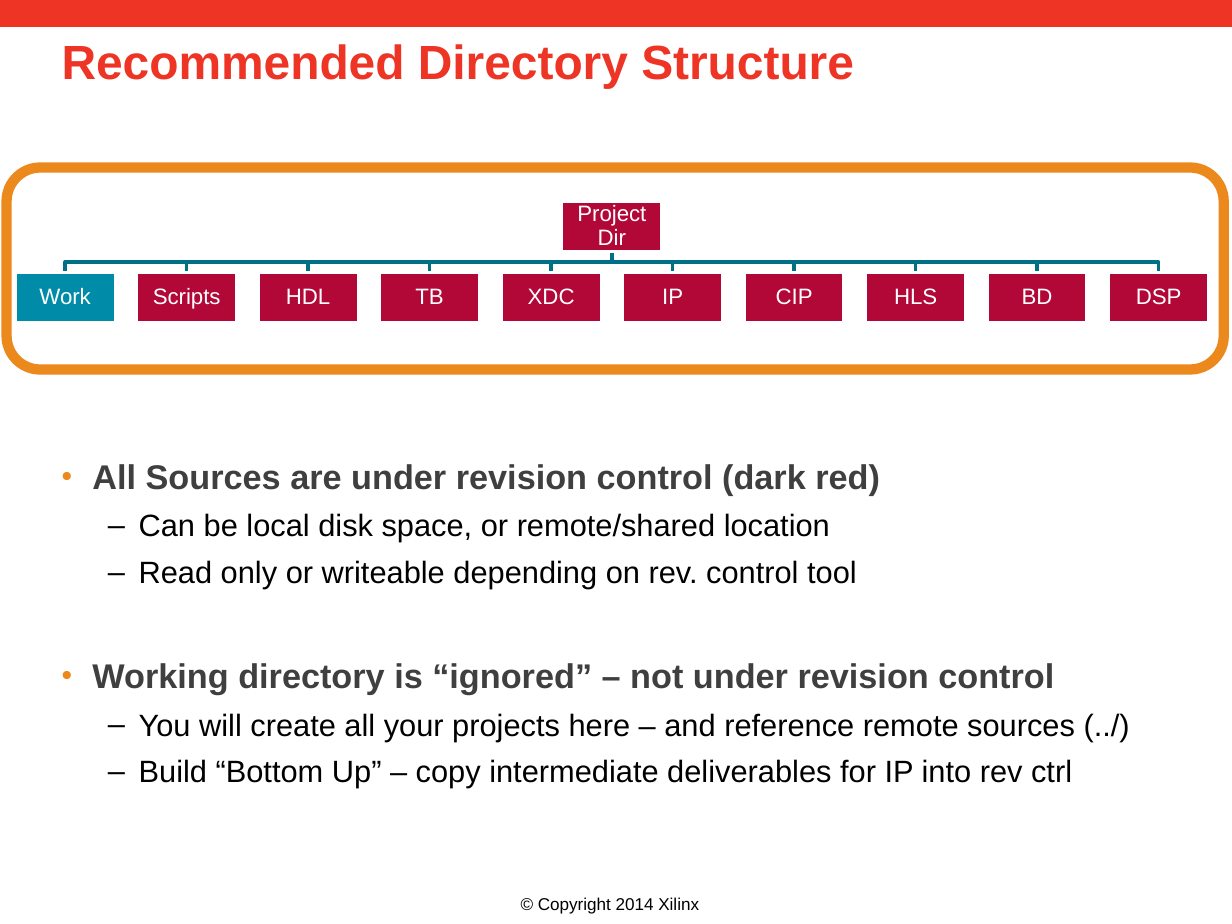
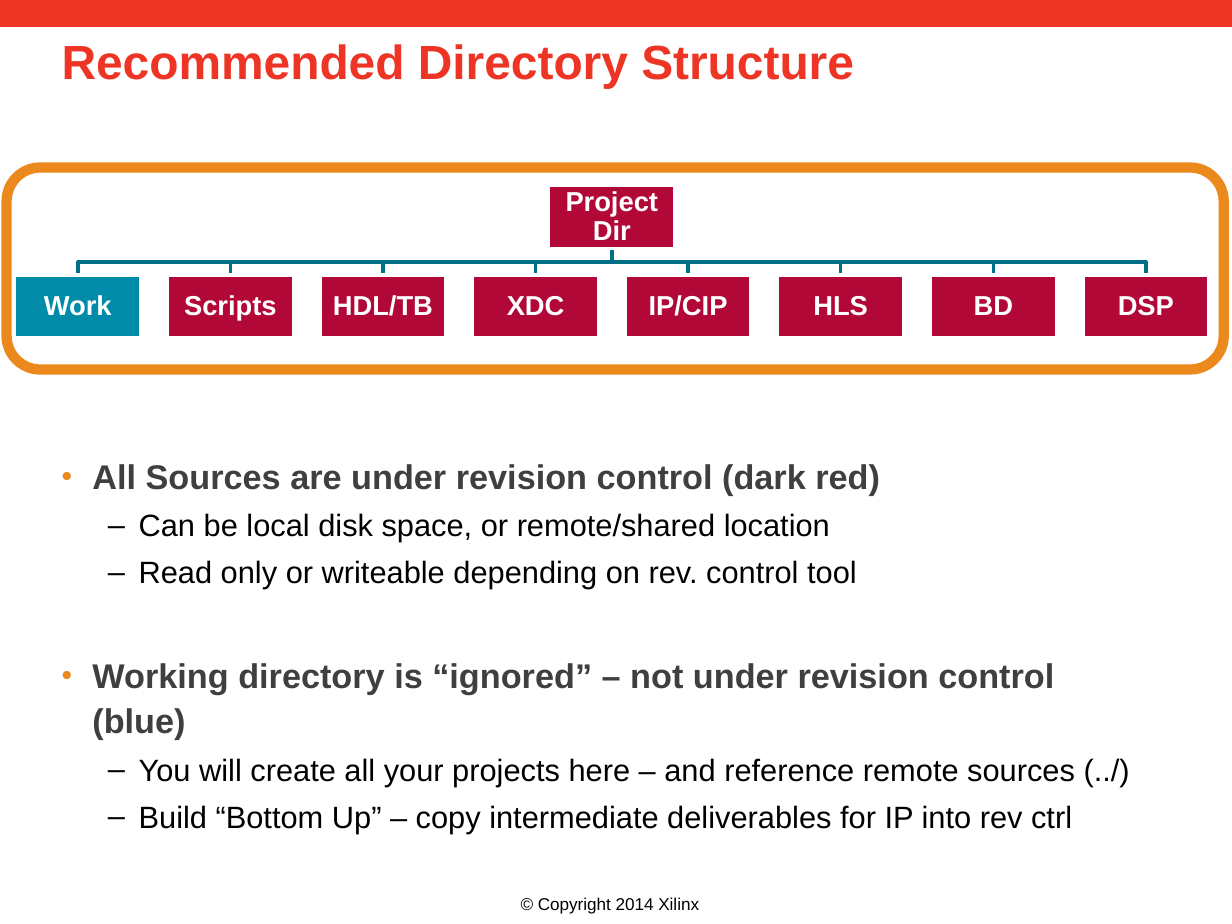
Before and after one commit to Xilinx/revCtrl, a slide deck: slide 6 of doc/versionControl.pptx. Drawn at 1232x924 pixels with LibreOffice and Linux fonts; fonts in the diff are those of the drawing; background and template pictures are left out. Boxes give left, top, right and bottom in pixels: in the first picture for what was removed or moved away, otherwise in the second. Text is boxed around its words. In the diff, an @@ line names an element or a change of style, - is before the commit and + after.

```diff
--- a/doc/versionControl.pptx
+++ b/doc/versionControl.pptx
@@ text "Project Dir": place and size @@
-text "Project Dir" at [577, 205, 646, 245]
+text "Project Dir" at [566, 191, 658, 240]
@@ rectangle: place and size @@
-rectangle at [562, 201, 662, 251]
+rectangle at [548, 186, 674, 249]
@@ freeform shape: place and size @@
-freeform shape at [65, 251, 612, 272]
+freeform shape at [78, 249, 611, 275]
@@ freeform shape: place and size @@
-freeform shape at [187, 251, 612, 272]
+freeform shape at [230, 249, 612, 275]
@@ freeform shape: place and size @@
-freeform shape at [430, 251, 612, 272]
+freeform shape at [383, 249, 612, 275]
@@ freeform shape: place and size @@
-freeform shape at [551, 251, 611, 272]
+freeform shape at [536, 249, 612, 275]
@@ freeform shape: place and size @@
-freeform shape at [612, 251, 1159, 272]
+freeform shape at [612, 249, 1146, 275]
@@ freeform shape: place and size @@
-freeform shape at [612, 251, 1037, 272]
+freeform shape at [612, 249, 994, 275]
@@ freeform shape: place and size @@
-freeform shape at [612, 251, 673, 272]
+freeform shape at [612, 249, 689, 275]
@@ freeform shape: place and size @@
-freeform shape at [612, 251, 795, 272]
+freeform shape at [612, 249, 841, 275]
@@ rectangle: place and size @@
-rectangle at [15, 272, 115, 323]
+rectangle at [15, 275, 140, 338]
@@ text "Scripts": place and size @@
-text "Scripts" at [153, 288, 221, 309]
+text "Scripts" at [184, 295, 276, 321]
@@ rectangle: place and size @@
-rectangle at [137, 272, 237, 323]
+rectangle at [168, 275, 293, 338]
@@ rectangle: place and size @@
-rectangle at [379, 272, 479, 323]
+rectangle at [320, 275, 446, 338]
@@ text at [333, 295, 433, 316]: text changed; size 13 to 16 pt; bold on @@
-TB
+HDL/TB
@@ text "XDC": place and size @@
-text "XDC" at [528, 288, 575, 305]
+text "XDC" at [507, 296, 565, 316]
@@ rectangle: place and size @@
-rectangle at [501, 272, 601, 323]
+rectangle at [473, 275, 599, 338]
@@ rectangle: place and size @@
-rectangle at [622, 272, 722, 323]
+rectangle at [625, 275, 750, 338]
@@ text at [649, 295, 728, 316]: text changed; size 13 to 16 pt; bold on @@
-IP
+IP/CIP
@@ size 13 to 16 pt, bold on; more space between paragraphs in 7 elements at [566, 191, 658, 240], [44, 295, 112, 316], [1118, 296, 1174, 316], [507, 296, 565, 316], [974, 296, 1013, 315], [184, 295, 276, 321], [813, 296, 868, 316] @@
@@ text "HLS": place and size @@
-text "HLS" at [894, 288, 937, 305]
+text "HLS" at [813, 296, 868, 316]
@@ rectangle: place and size @@
-rectangle at [744, 272, 844, 323]
+rectangle at [777, 275, 903, 338]
@@ group removed at [257, 251, 965, 323]: 2 freeform shapes, 2 rectangles, 2 texts @@
-HDL
-CIP
@@ text "BD": place and size @@
-text "BD" at [1022, 288, 1053, 304]
+text "BD" at [974, 296, 1013, 315]
@@ rectangle: place and size @@
-rectangle at [987, 272, 1087, 323]
+rectangle at [930, 275, 1056, 338]
@@ text "DSP": place and size @@
-text "DSP" at [1136, 288, 1182, 305]
+text "DSP" at [1118, 296, 1174, 316]
@@ rectangle: place and size @@
-rectangle at [1109, 272, 1209, 323]
+rectangle at [1083, 275, 1209, 338]
@@ text at [92, 663, 1054, 740]: text changed @@
-• Working directory is “ignored” – not under revision control
+• Working directory is “ignored” – not under revision control (blue)
```
Also in this commit, not shown: 11 other slides changed.
